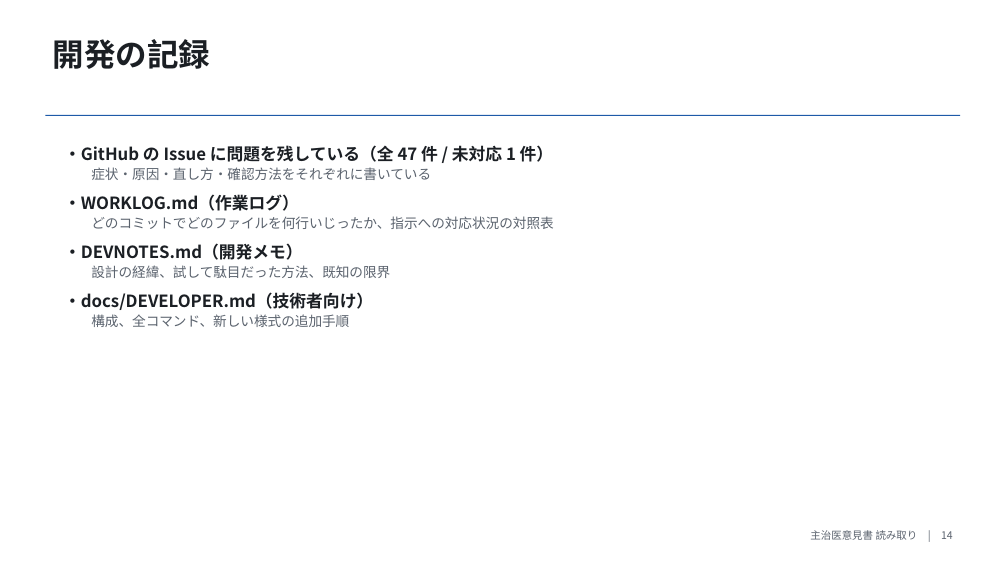
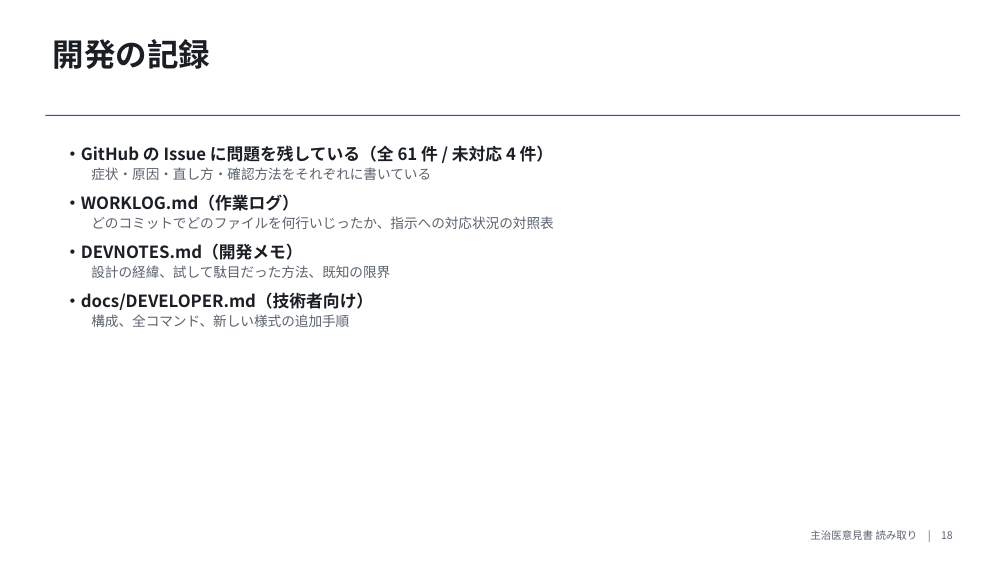
Before and after one commit to masarusanuki/ikensho-ocr, a slide deck: slide 18 of docs/主治医意見書読み取り_概要.pptx (slide 14 before the commit). Drawn at 1008x567 pixels with LibreOffice and Linux fonts; fonts in the diff are those of the drawing. Boxes give left, top, right and bottom in pixels: in the first picture for what was removed or moved away, otherwise in the second. Text is boxed around its words. In the diff, an @@ line names an element or a change of style, - is before the commit and + after.

```diff
--- a/docs/主治医意見書読み取り_概要.pptx
+++ b/docs/主治医意見書読み取り_概要.pptx
@@ text at (64, 145, 554, 162): text changed @@
-・GitHub の Issue に問題を残している（全 47 件 / 未対応 1 件）
+・GitHub の Issue に問題を残している（全 61 件 / 未対応 4 件）
@@ text at (810, 530, 953, 540): text changed @@
-主治医意見書 読み取り | 14
+主治医意見書 読み取り | 18
```
Also in this commit, not shown: 11 other slides changed, 5 slides added, 3 other files.
